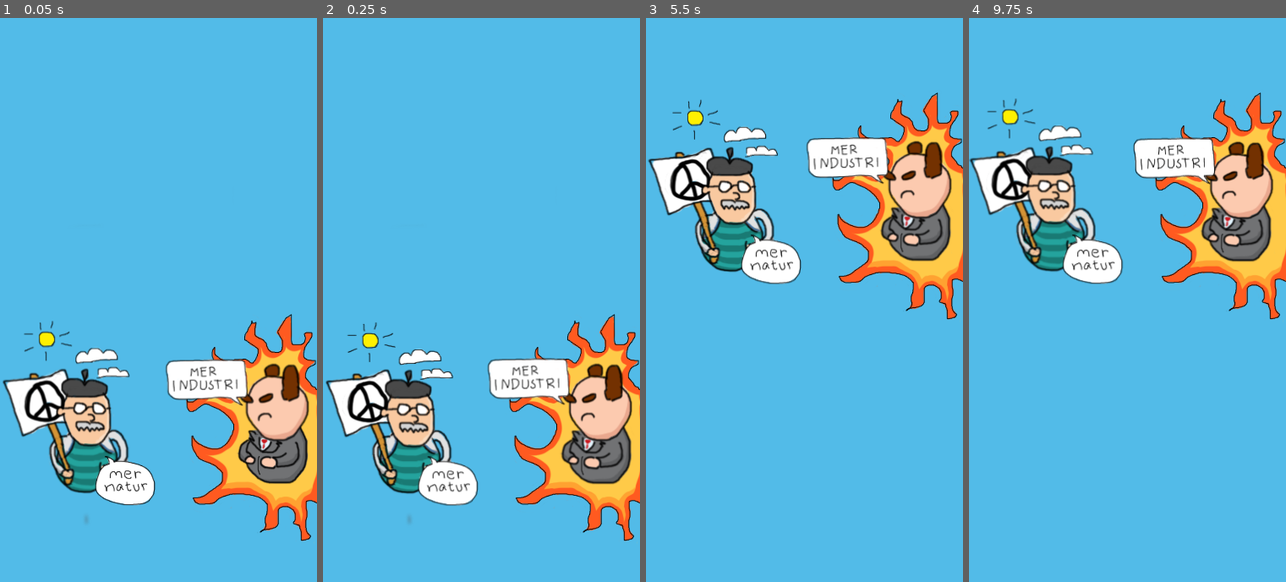
Above: before the commit, frames 1-4 (left to right).
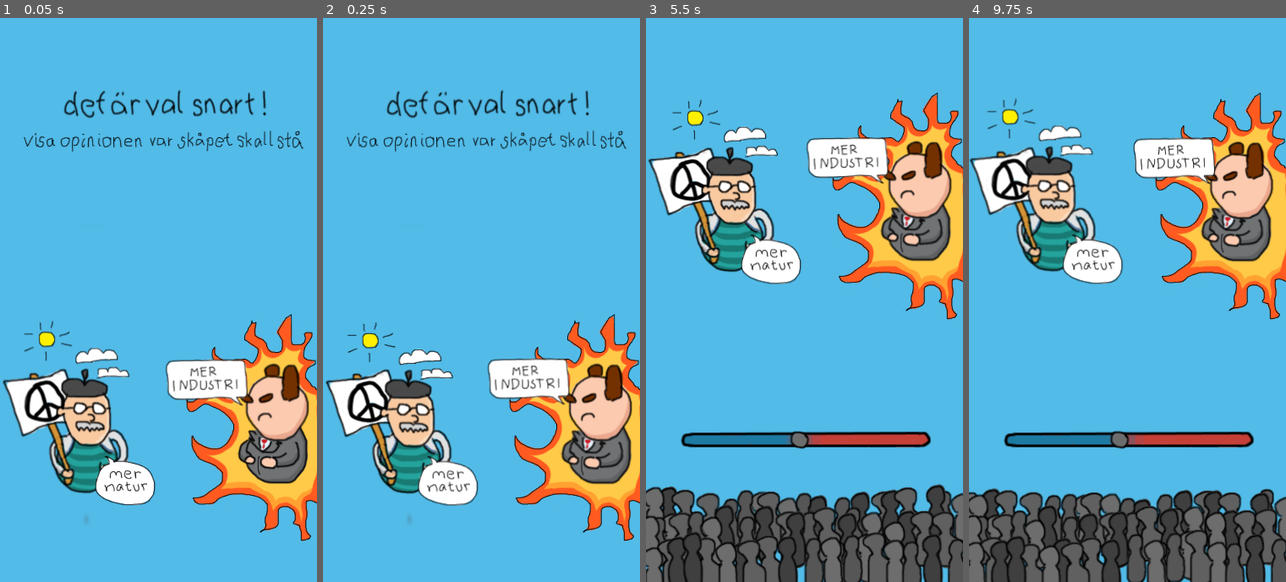
Above: after the commit, the same moments.

Repository: madeso/spelsylt7-val
Game: Godot game, scene res://Scenes/story.tscn
The game is run twice, just before and just after one commit, with the same random seed, the same clock (stepped at 60 frames per second) and the same inputs.
Inputs (mouse positions are in pixels of both pictures, inside the frame that each line leads up to):
- Up to frame 1 (0.05 s): no input
- Up to frame 2 (0.25 s): no input
- Up to frame 3 (5.5 s): move the mouse to (874, 271) at 0.52 s; press the mouse at (874, 271) at 0.53 s; tap Enter at 1.25, 3.5 s; move the mouse to (741, 328) at 1.27 s; release the mouse at (741, 328) at 1.28 s; click (741, 328) at 1.35 s; tap Space at 2, 4.25 s; move the mouse to (836, 175) at 2.02 s; press the mouse at (836, 175) at 2.03 s; move the mouse to (788, 412) at 2.77 s; release the mouse at (788, 412) at 2.78 s; click (788, 412) at 2.85 s; move the mouse to (899, 384) at 3.52 s; press the mouse at (899, 384) at 3.53 s; move the mouse to (709, 215) at 4.27 s; release the mouse at (709, 215) at 4.28 s; click (709, 215) at 4.35 s; move the mouse to (820, 300) at 5.02 s; press the mouse at (820, 300) at 5.03 s
- Up to frame 4 (9.75 s): move the mouse to (1079, 159) at 5.77 s; release the mouse at (1079, 159) at 5.78 s; click (1079, 159) at 5.85 s; tap Enter at 6.5 s; move the mouse to (1197, 271) at 6.52 s; press the mouse at (1197, 271) at 6.53 s; move the mouse to (1064, 328) at 7.27 s; release the mouse at (1064, 328) at 7.28 s; click (1064, 328) at 7.35 s; tap Space at 8 s; move the mouse to (1159, 175) at 8.02 s; press the mouse at (1159, 175) at 8.03 s; move the mouse to (1111, 412) at 8.77 s; release the mouse at (1111, 412) at 8.78 s; click (1111, 412) at 8.85 s; move the mouse to (1222, 384) at 9.52 s; press the mouse at (1222, 384) at 9.53 s

The runs differ from the first frame. In frame 1, 1.5% of the frame differs, in the area x 7-96%, y 12-24%; in frame 2, 1.6%; in frame 3, 18%, in the area x 0-100%, y 73-100%; in frame 4, 18%.

Commit message:
story and wiggles

Diff:
--- /dev/null
+++ b/src/Prefabs/Story-pub-1.tscn
@@ -0,0 +1,12 @@
+[gd_scene load_steps=3 format=2]
+
+[ext_resource path="res://wiggle.gd" type="Script" id=1]
+[ext_resource path="res://story-pub-1.png" type="Texture" id=2]
+
+[node name="Story-pub-1" type="Sprite"]
+position = Vector2( -138, 275 )
+texture = ExtResource( 2 )
+script = ExtResource( 1 )
+scale_factor = 20
+scale_factor_x = 0.2
+inter_speed = 10.0
--- /dev/null
+++ b/src/Prefabs/Story-pub-2.tscn
@@ -0,0 +1,12 @@
+[gd_scene load_steps=3 format=2]
+
+[ext_resource path="res://wiggle.gd" type="Script" id=1]
+[ext_resource path="res://story-pub-2.png" type="Texture" id=2]
+
+[node name="Story-pub-2" type="Sprite"]
+position = Vector2( -95, 271 )
+texture = ExtResource( 2 )
+script = ExtResource( 1 )
+scale_factor = 20
+scale_factor_x = 0.2
+inter_speed = 10.0
--- /dev/null
+++ b/src/Prefabs/Story-pub-3.tscn
@@ -0,0 +1,12 @@
+[gd_scene load_steps=3 format=2]
+
+[ext_resource path="res://wiggle.gd" type="Script" id=1]
+[ext_resource path="res://story-pub-3.png" type="Texture" id=2]
+
+[node name="Story-pub-3" type="Sprite"]
+position = Vector2( -44, 268 )
+texture = ExtResource( 2 )
+script = ExtResource( 1 )
+scale_factor = 20
+scale_factor_x = 0.2
+inter_speed = 10.0
--- /dev/null
+++ b/src/Prefabs/Story-pub-4.tscn
@@ -0,0 +1,12 @@
+[gd_scene load_steps=3 format=2]
+
+[ext_resource path="res://wiggle.gd" type="Script" id=1]
+[ext_resource path="res://story-pub-4.png" type="Texture" id=2]
+
+[node name="Story-pub-4" type="Sprite"]
+position = Vector2( 14, 268 )
+texture = ExtResource( 2 )
+script = ExtResource( 1 )
+scale_factor = 20
+scale_factor_x = 0.2
+inter_speed = 10.0
--- a/src/Scenes/done.tscn
+++ b/src/Scenes/done.tscn
@@ -1,8 +1,15 @@
-[gd_scene load_steps=4 format=2]
+[gd_scene load_steps=11 format=2]
 
 [ext_resource path="res://story.png" type="Texture" id=1]
 [ext_resource path="res://Prefabs/Politics.tscn" type="PackedScene" id=2]
 [ext_resource path="res://Scenes/done.gd" type="Script" id=3]
+[ext_resource path="res://Prefabs/Story-pub-1.tscn" type="PackedScene" id=4]
+[ext_resource path="res://Prefabs/Story-pub-2.tscn" type="PackedScene" id=5]
+[ext_resource path="res://story-op-line.png" type="Texture" id=6]
+[ext_resource path="res://story-op-indicator.png" type="Texture" id=7]
+[ext_resource path="res://Prefabs/Story-pub-4.tscn" type="PackedScene" id=8]
+[ext_resource path="res://Prefabs/Story-pub-3.tscn" type="PackedScene" id=9]
+[ext_resource path="res://wiggle.gd" type="Script" id=10]
 
 [node name="Done" type="Sprite"]
 position = Vector2( 188, 333 )
@@ -11,3 +18,195 @@
 
 [node name="Politics" parent="." instance=ExtResource( 2 )]
 position = Vector2( -188, -262 )
+
+[node name="Story-op-line" type="Sprite" parent="."]
+position = Vector2( 2, 167 )
+texture = ExtResource( 6 )
+
+[node name="Story-op-indicator" type="Sprite" parent="."]
+position = Vector2( -5, 166 )
+texture = ExtResource( 7 )
+script = ExtResource( 10 )
+scale_factor = 40
+scale_factor_y = 0.1
+inter_speed = 2.0
+
+[node name="Story-pub-1" parent="." instance=ExtResource( 4 )]
+position = Vector2( 96.5, 261.5 )
+
+[node name="Story-pub-2" parent="." instance=ExtResource( 5 )]
+position = Vector2( 46.5, 259.5 )
+
+[node name="Story-pub-18" parent="." instance=ExtResource( 5 )]
+position = Vector2( -85.5, 261.5 )
+
+[node name="Story-pub-3" parent="." instance=ExtResource( 9 )]
+position = Vector2( -52.5, 255.5 )
+
+[node name="Story-pub-4" parent="." instance=ExtResource( 8 )]
+position = Vector2( 16.5, 265.5 )
+
+[node name="Story-pub-5" parent="." instance=ExtResource( 4 )]
+position = Vector2( -110, 261 )
+
+[node name="Story-pub-17" parent="." instance=ExtResource( 4 )]
+position = Vector2( -38.5, 259.5 )
+
+[node name="Story-pub-6" parent="." instance=ExtResource( 5 )]
+position = Vector2( -67, 257 )
+
+[node name="Story-pub-7" parent="." instance=ExtResource( 9 )]
+position = Vector2( -20.5, 255.5 )
+
+[node name="Story-pub-8" parent="." instance=ExtResource( 8 )]
+position = Vector2( 102.5, 261.5 )
+
+[node name="Story-pub-9" parent="." instance=ExtResource( 4 )]
+position = Vector2( 124.5, 260.5 )
+
+[node name="Story-pub-10" parent="." instance=ExtResource( 5 )]
+position = Vector2( 166, 252.5 )
+
+[node name="Story-pub-11" parent="." instance=ExtResource( 9 )]
+position = Vector2( 186, 256.5 )
+
+[node name="Story-pub-20" parent="." instance=ExtResource( 9 )]
+position = Vector2( -187.5, 252.5 )
+
+[node name="Story-pub-12" parent="." instance=ExtResource( 8 )]
+position = Vector2( -160.5, 258.5 )
+
+[node name="Story-pub-19" parent="." instance=ExtResource( 8 )]
+position = Vector2( 157, 259.5 )
+
+[node name="Story-pub-13" parent="." instance=ExtResource( 4 )]
+position = Vector2( -139.5, 259.5 )
+
+[node name="Story-pub-14" parent="." instance=ExtResource( 5 )]
+position = Vector2( 1.5, 259.5 )
+
+[node name="Story-pub-15" parent="." instance=ExtResource( 9 )]
+position = Vector2( -177.5, 256.5 )
+
+[node name="Story-pub-16" parent="." instance=ExtResource( 8 )]
+position = Vector2( 66.5, 259.5 )
+
+[node name="Story-pub-21" parent="." instance=ExtResource( 4 )]
+position = Vector2( -16.5, 282.5 )
+
+[node name="Story-pub-22" parent="." instance=ExtResource( 5 )]
+position = Vector2( -66.5, 280.5 )
+
+[node name="Story-pub-23" parent="." instance=ExtResource( 5 )]
+position = Vector2( 7.5, 280 )
+
+[node name="Story-pub-24" parent="." instance=ExtResource( 9 )]
+position = Vector2( -157, 281.5 )
+
+[node name="Story-pub-25" parent="." instance=ExtResource( 8 )]
+position = Vector2( -94.5, 274.5 )
+
+[node name="Story-pub-26" parent="." instance=ExtResource( 4 )]
+position = Vector2( 168, 283 )
+
+[node name="Story-pub-27" parent="." instance=ExtResource( 4 )]
+position = Vector2( -143, 285.5 )
+
+[node name="Story-pub-28" parent="." instance=ExtResource( 5 )]
+position = Vector2( -171.5, 283 )
+
+[node name="Story-pub-29" parent="." instance=ExtResource( 9 )]
+position = Vector2( -110, 285.5 )
+
+[node name="Story-pub-30" parent="." instance=ExtResource( 8 )]
+position = Vector2( -10.5, 282.5 )
+
+[node name="Story-pub-31" parent="." instance=ExtResource( 4 )]
+position = Vector2( 28, 281.5 )
+
+[node name="Story-pub-32" parent="." instance=ExtResource( 5 )]
+position = Vector2( 59, 272.5 )
+
+[node name="Story-pub-33" parent="." instance=ExtResource( 9 )]
+position = Vector2( 79, 276.5 )
+
+[node name="Story-pub-34" parent="." instance=ExtResource( 9 )]
+position = Vector2( -184.5, 282 )
+
+[node name="Story-pub-35" parent="." instance=ExtResource( 8 )]
+position = Vector2( 122, 283.5 )
+
+[node name="Story-pub-36" parent="." instance=ExtResource( 8 )]
+position = Vector2( 50, 279.5 )
+
+[node name="Story-pub-37" parent="." instance=ExtResource( 4 )]
+position = Vector2( 143, 284.5 )
+
+[node name="Story-pub-38" parent="." instance=ExtResource( 5 )]
+position = Vector2( -126.5, 276.5 )
+
+[node name="Story-pub-39" parent="." instance=ExtResource( 9 )]
+position = Vector2( 105, 281.5 )
+
+[node name="Story-pub-40" parent="." instance=ExtResource( 8 )]
+position = Vector2( -46.5, 280.5 )
+
+[node name="Story-pub-41" parent="." instance=ExtResource( 4 )]
+position = Vector2( -157, 314.5 )
+
+[node name="Story-pub-42" parent="." instance=ExtResource( 5 )]
+position = Vector2( 182, 310.5 )
+
+[node name="Story-pub-43" parent="." instance=ExtResource( 5 )]
+position = Vector2( 39.5, 311.5 )
+
+[node name="Story-pub-44" parent="." instance=ExtResource( 9 )]
+position = Vector2( 72.5, 305.5 )
+
+[node name="Story-pub-45" parent="." instance=ExtResource( 8 )]
+position = Vector2( 151, 311 )
+
+[node name="Story-pub-46" parent="." instance=ExtResource( 4 )]
+position = Vector2( -40.5, 315 )
+
+[node name="Story-pub-47" parent="." instance=ExtResource( 4 )]
+position = Vector2( 86.5, 309.5 )
+
+[node name="Story-pub-48" parent="." instance=ExtResource( 5 )]
+position = Vector2( 58, 307 )
+
+[node name="Story-pub-49" parent="." instance=ExtResource( 9 )]
+position = Vector2( 105.5, 310.5 )
+
+[node name="Story-pub-50" parent="." instance=ExtResource( 8 )]
+position = Vector2( -151, 314.5 )
+
+[node name="Story-pub-51" parent="." instance=ExtResource( 4 )]
+position = Vector2( -114, 317.5 )
+
+[node name="Story-pub-52" parent="." instance=ExtResource( 5 )]
+position = Vector2( 11.5, 305.5 )
+
+[node name="Story-pub-53" parent="." instance=ExtResource( 9 )]
+position = Vector2( 31.5, 309.5 )
+
+[node name="Story-pub-54" parent="." instance=ExtResource( 9 )]
+position = Vector2( -181.5, 313 )
+
+[node name="Story-pub-55" parent="." instance=ExtResource( 8 )]
+position = Vector2( -76, 316.5 )
+
+[node name="Story-pub-56" parent="." instance=ExtResource( 8 )]
+position = Vector2( -132, 311 )
+
+[node name="Story-pub-57" parent="." instance=ExtResource( 4 )]
+position = Vector2( -61, 321 )
+
+[node name="Story-pub-58" parent="." instance=ExtResource( 5 )]
+position = Vector2( 127.5, 314.5 )
+
+[node name="Story-pub-59" parent="." instance=ExtResource( 9 )]
+position = Vector2( -93, 314.5 )
+
+[node name="Story-pub-60" parent="." instance=ExtResource( 8 )]
+position = Vector2( -20.5, 312.5 )
--- a/src/Scenes/story.tscn
+++ b/src/Scenes/story.tscn
@@ -1,8 +1,11 @@
-[gd_scene load_steps=4 format=2]
+[gd_scene load_steps=7 format=2]
 
 [ext_resource path="res://story.png" type="Texture" id=1]
 [ext_resource path="res://Prefabs/Politics.tscn" type="PackedScene" id=2]
 [ext_resource path="res://Scenes/story.gd" type="Script" id=3]
+[ext_resource path="res://story-visa-opinionen.png" type="Texture" id=4]
+[ext_resource path="res://story-val-snart.png" type="Texture" id=5]
+[ext_resource path="res://wiggle.gd" type="Script" id=6]
 
 [node name="Story" type="Sprite"]
 position = Vector2( 188, 333 )
@@ -14,3 +17,15 @@
 
 [node name="Politics" parent="." instance=ExtResource( 2 )]
 position = Vector2( -188, 0 )
+
+[node name="Story-val-snart" type="Sprite" parent="."]
+position = Vector2( 5, -234 )
+texture = ExtResource( 5 )
+script = ExtResource( 6 )
+scale_factor = 10
+
+[node name="Story-visa-opinionen" type="Sprite" parent="."]
+position = Vector2( 6, -187 )
+texture = ExtResource( 4 )
+script = ExtResource( 6 )
+scale_factor = 10
--- a/src/wiggle.gd
+++ b/src/wiggle.gd
@@ -10,7 +10,9 @@
 var op
 
 export var scale_factor = 30
-export var inter_speed = 1
+export var scale_factor_x = 1.0
+export var scale_factor_y = 1.0
+export var inter_speed = 1.0
 
 # Called when the node enters the scene tree for the first time.
 func _ready():
@@ -24,6 +26,6 @@
 # Called every frame. 'delta' is the elapsed time since the previous frame.
 func _process(dt):
 	timer += dt * inter_speed
-	var dx = noise.get_noise_1d(timer)
-	var dy = noise.get_noise_2d(timer, timer)
+	var dx = noise.get_noise_1d(timer) * scale_factor_x
+	var dy = noise.get_noise_2d(timer, timer) * scale_factor_y
 	position = op + scale_factor * Vector2(dx, dy)
Binary file added: src/story-op-indicator.png
Not shown, added: src/story-op-indicator.png.import
Binary file added: src/story-op-line.png
Not shown, added: src/story-op-line.png.import
Binary file added: src/story-pub-1.png
Not shown, added: src/story-pub-1.png.import
Binary file added: src/story-pub-2.png
Not shown, added: src/story-pub-2.png.import
Binary file added: src/story-pub-3.png
Not shown, added: src/story-pub-3.png.import
Binary file added: src/story-pub-4.png
Not shown, added: src/story-pub-4.png.import
(and 4 more such lines)
